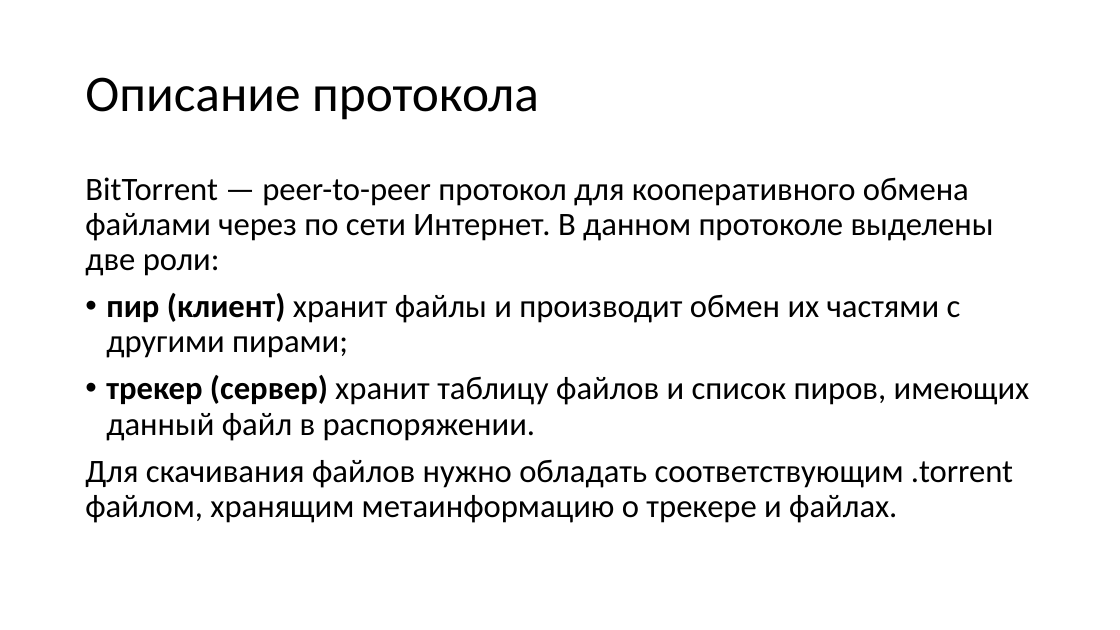
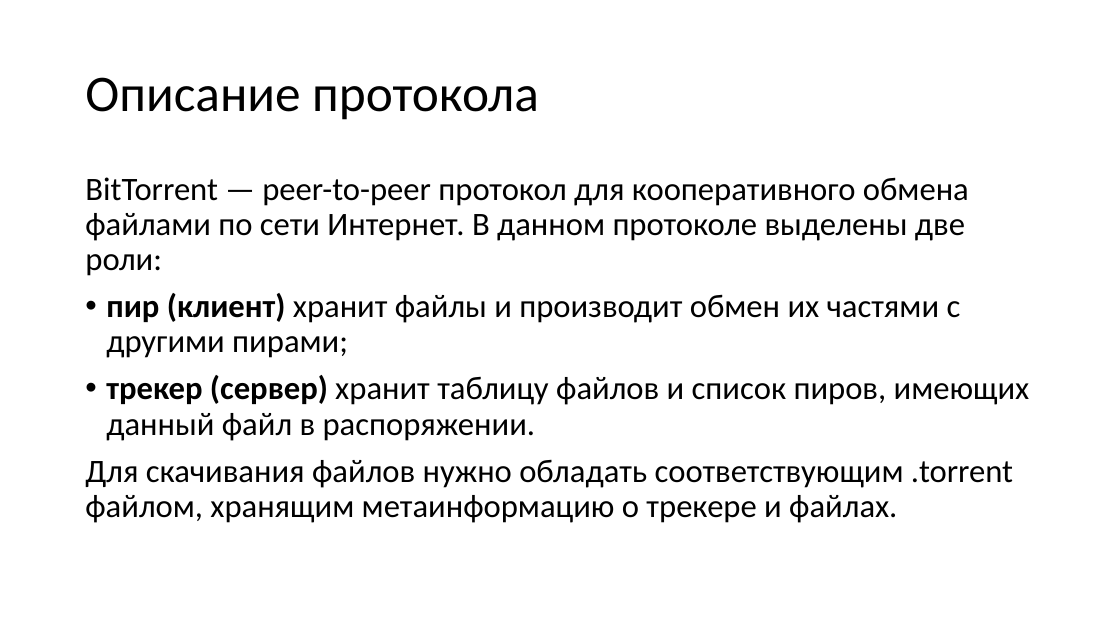
Before and after one commit to Bryanskaya/CourseNetworks, a slide deck: slide 4 of docs/pptx/presentation.pptx. Drawn at 1120x630 pixels with LibreOffice and Linux fonts; fonts in the diff are those of the drawing. Boxes give left, top, right and bottom in pixels: in the first picture for what was removed or moved away, otherwise in the second. Text is boxed around its words. In the diff, an @@ line names an element or a change of style, - is before the commit and + after.

Commit message:
fixed presentation

```diff
--- a/docs/pptx/presentation.pptx
+++ b/docs/pptx/presentation.pptx
@@ text at [85,177,969,276]: text changed @@
-BitTorrent — peer-to-peer протокол для кооперативного обмена файлами через по сети Интернет. В данном протоколе выделены две роли:
+BitTorrent — peer-to-peer протокол для кооперативного обмена файлами по сети Интернет. В данном протоколе выделены две роли:
```
Also in this commit, not shown: 1 other slide changed, 1 other file.
